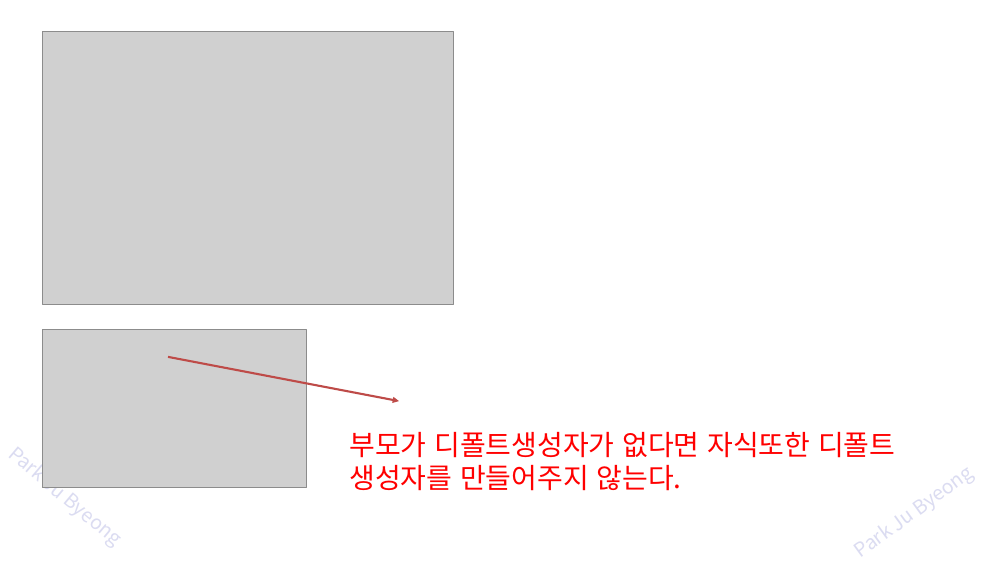
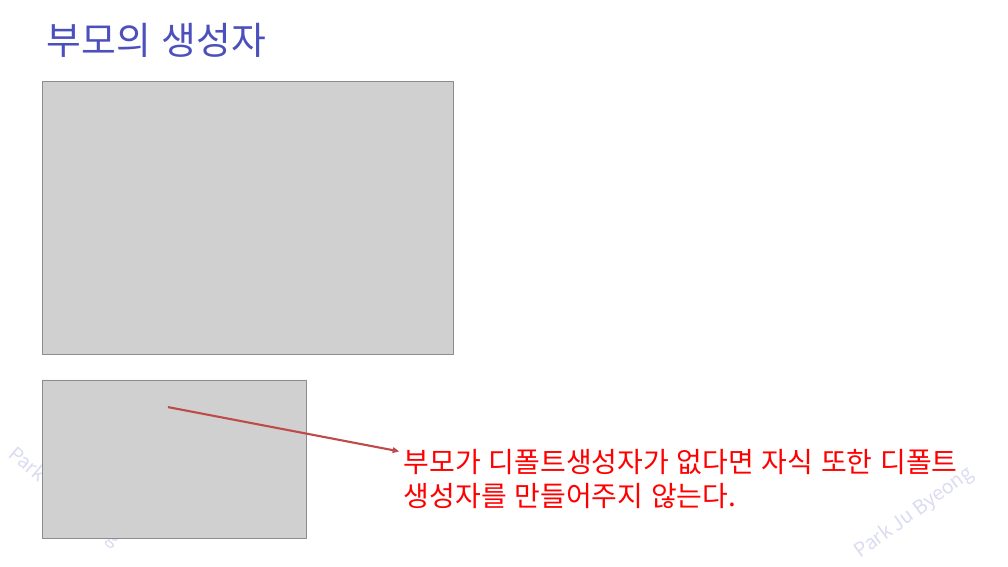
Before and after one commit to zest132/JavaLecture, a slide deck: slide 11 of JavaLecture/LectureFile/java 9강 상속과super.pptx. Drawn at 1008x567 pixels with LibreOffice and Linux fonts; fonts in the diff are those of the drawing; grey boxes stand for pictures. Boxes give left, top, right and bottom in pixels: in the first picture for what was removed or moved away, otherwise in the second. Text is boxed around its words. In the diff, an @@ line names an element or a change of style, - is before the commit and + after.

```diff
--- a/JavaLecture/LectureFile/java 9강 상속과super.pptx
+++ b/JavaLecture/LectureFile/java 9강 상속과super.pptx
@@ text added at (47,22,266,57), 54 pt, text #4C50BC @@
+부모의 생성자
@@ 2 pictures, 1 arrow: place and size @@
-2 pictures, 1 arrow at (42,31,453,488)
+2 pictures, 1 arrow at (42,82,453,538)
@@ text at (404,449,957,509): spaces changed @@
-부모가 디폴트생성자가 없다면 자식또한 디폴트 생성자를 만들어주지 않는다.
+부모가 디폴트생성자가 없다면 자식 또한 디폴트 생성자를 만들어주지 않는다.
```
Also in this commit, not shown: 6 other slides changed, 3 slides added, 2 slides removed, 4 other files.
